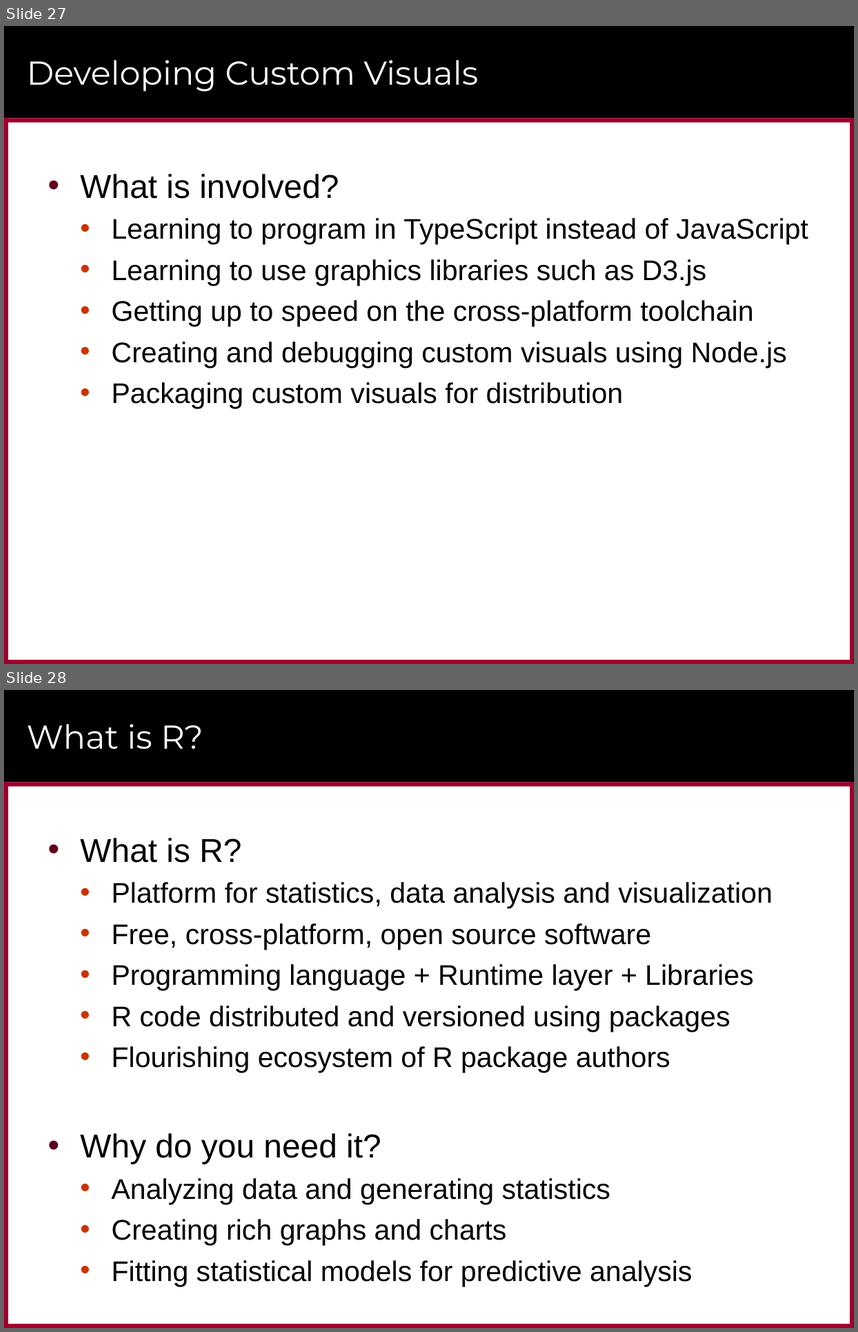
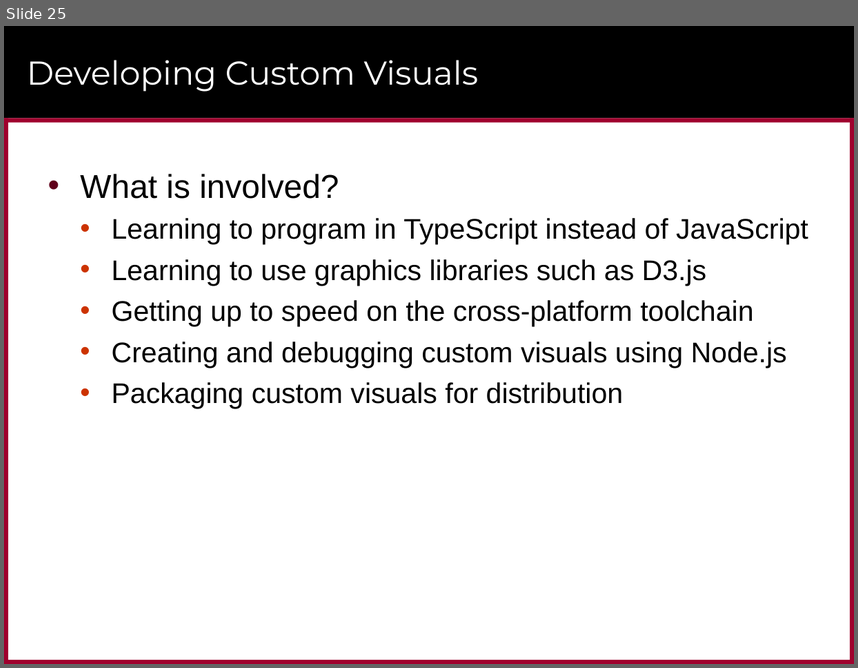
Before and after one commit to CriticalPathTraining/DevInADay, a slide deck: Modules/01_Intro/slides.pptx. Shown one above the other, each under a label of ours: slides 27 and 28 before the commit, slide 25 after it. The pictures are 858x1332 and 858x668 pixels, drawn with LibreOffice and Linux fonts; fonts in the diff are those of the drawing; background and template pictures are left out. Boxes give left, top, right and bottom in pixels: in the first picture for what was removed or moved away, otherwise in the second. Text is boxed around its words. In the diff, an @@ line names an element or a change of style, - is before the commit and + after.

```diff
--- a/Modules/01_Intro/slides.pptx
+++ b/Modules/01_Intro/slides.pptx
@@ slide 28 removed at [4,690,854,1328], background #FFFFFF; not listed: 6 template elements that a slide beside it also shows @@
@@ title removed at [27,724,203,749] @@
-What is R?
@@ text removed at [80,838,773,1286] @@
-• What is R?
-  • Platform for statistics, data analysis and visualization
-  • Free, cross-platform, open source software
-  • Programming language + Runtime layer + Libraries
-  • R code distributed and versioned using packages
-  • Flourishing ecosystem of R package authors
-• Why do you need it?
-  • Analyzing data and generating statistics
-  • Creating rich graphs and charts
-  • Fitting statistical models for predictive analysis
@@ what was slide 27 is now slide 25 @@
```
Also in this commit, not shown: 13 slides changed, 2 slides added, 13 other slides removed, 12 other files.
